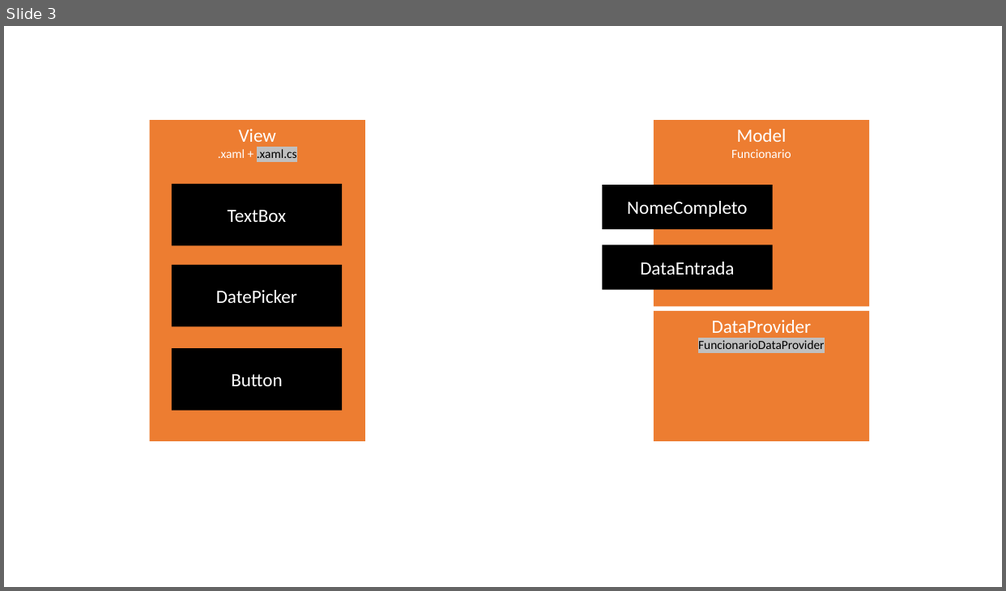
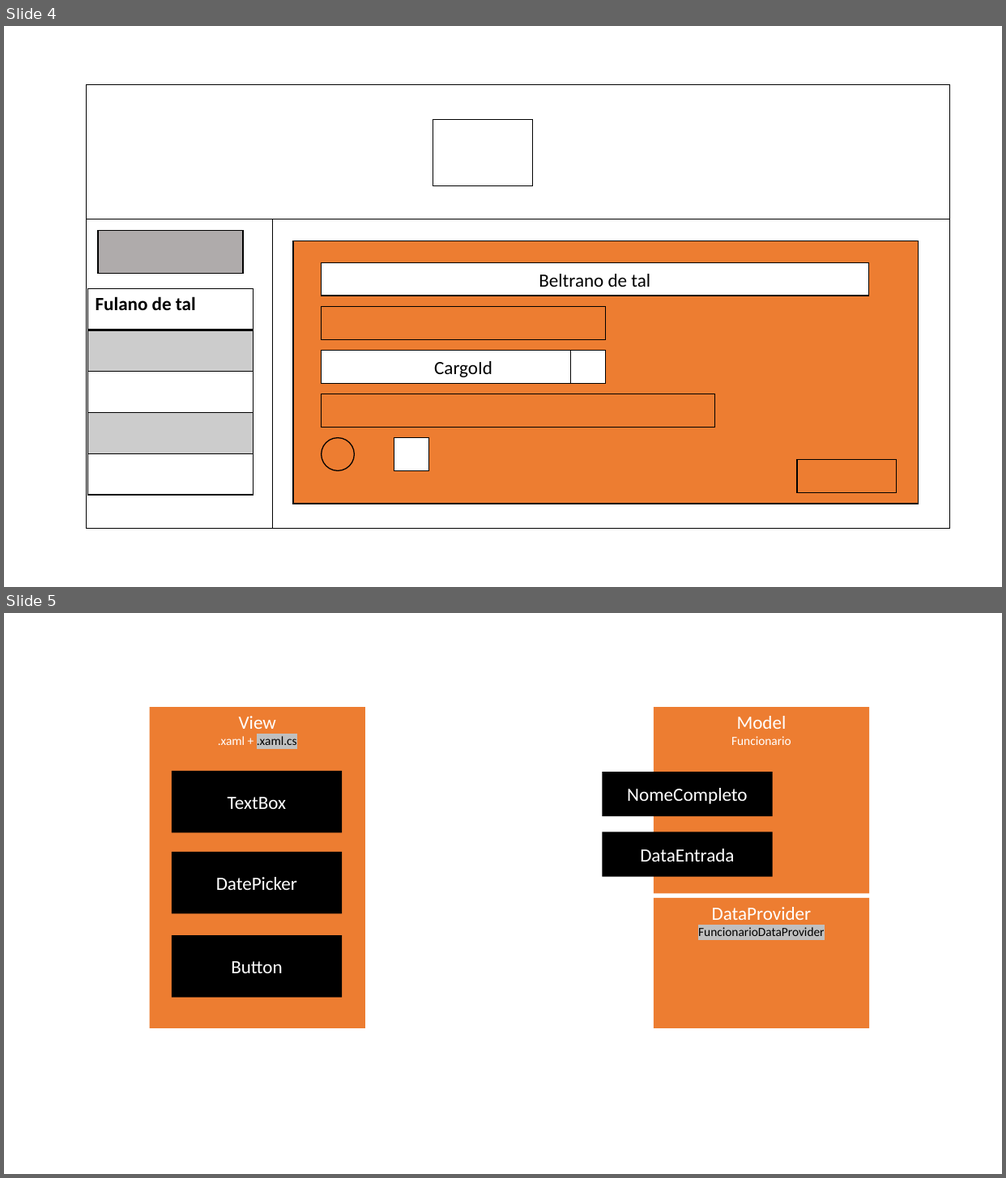
Before and after one commit to thigosilva/gestao_funcionarios_atividade, a slide deck: edu/prototipos/presentation.pptx. Shown one above the other, each under a label of ours: slide 3 before the commit, slides 4 and 5 after it. The pictures are 1006x591 and 1006x1178 pixels, drawn with LibreOffice and Linux fonts; fonts in the diff are those of the drawing. Boxes give left, top, right and bottom in pixels: in the first picture for what was removed or moved away, otherwise in the second. Text is boxed around its words. In the diff, an @@ line names an element or a change of style, - is before the commit and + after.

```diff
--- a/edu/prototipos/presentation.pptx
+++ b/edu/prototipos/presentation.pptx
@@ slide 4 added at (4,26,1002,587), background #FFFFFF @@
@@ table added at (87,84,949,529), 2 rows, 2 columns @@
+ | 
+ | 
@@ rectangle added at (433,120,533,186), outline #000000 1 pt @@
@@ rectangle added at (98,230,244,273), fill #AFABAB, outline #000000 1 pt @@
@@ rectangle added at (293,241,918,504), fill #ED7D31, outline #000000 1 pt @@
@@ rectangle added at (322,263,868,297), fill #FFFFFF, outline #000000 1 pt, 18 pt, text #000000 @@
+Beltrano de tal
@@ table added at (88,288,253,495), 5 rows, 1 columns @@
+Fulano de tal
+
+
+
+
@@ rectangle added at (322,307,606,339), outline #000000 1 pt @@
@@ rectangle added at (322,350,606,383), fill #FFFFFF, outline #000000 1 pt, 18 pt, text #000000 @@
+CargoId
@@ rectangle added at (571,350,606,383), outline #000000 1 pt @@
@@ rectangle added at (322,395,715,427), outline #000000 1 pt @@
@@ ellipse added at (322,437,355,471), outline #000000 1 pt @@
@@ rectangle added at (394,437,429,471), fill #FFFFFF, outline #000000 1 pt @@
@@ rectangle added at (798,460,897,493), outline #000000 1 pt @@
@@ what was slide 3 is now slide 5 @@
```
Also in this commit, not shown: 3 other slides added, 2 slides removed, 10 other files.
